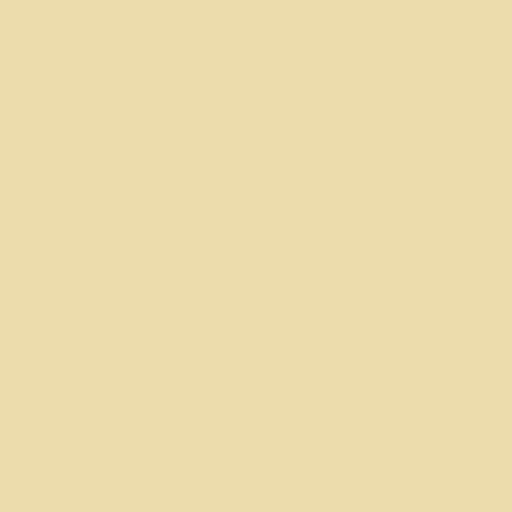
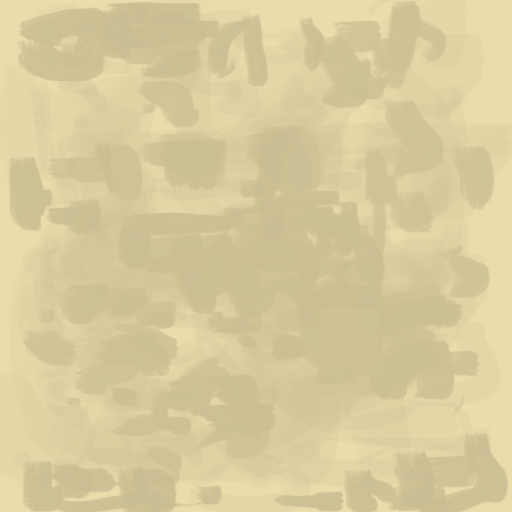
Revision of a layered 512×512 image; what changed, layer by layer:
added layer "Layer 4" (multiply, 24%) above "Layer 3" over [0, 0, 512, 512]
